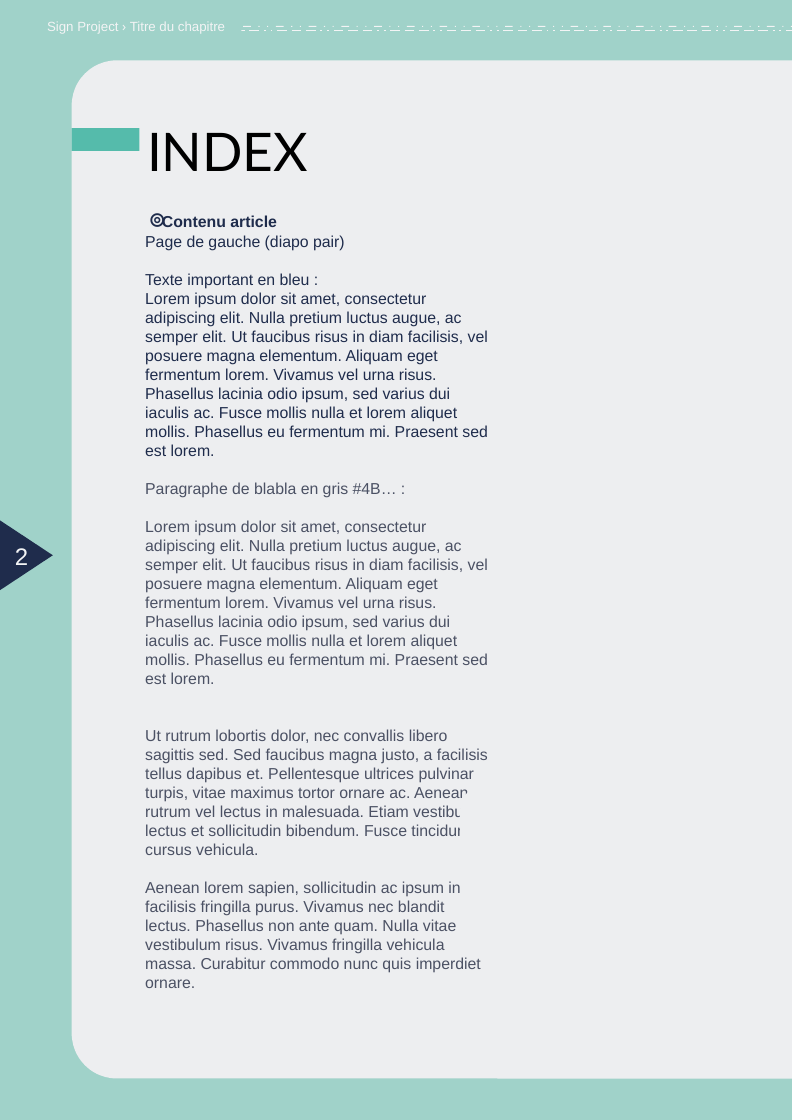
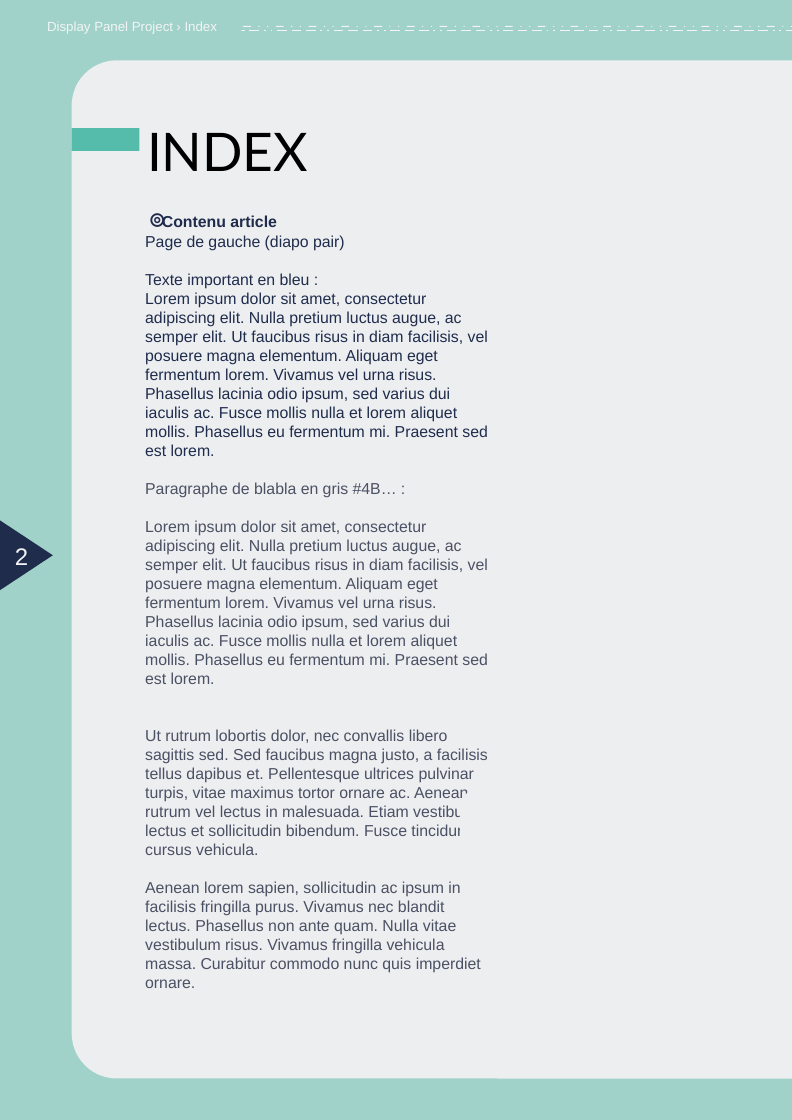
Before and after one commit to LoganTann/panneau, a slide deck: slide 2 of compte-rendu/CR_papier.odp. Drawn at 792x1120 pixels with LibreOffice and Linux fonts; fonts in the diff are those of the drawing. Boxes give left, top, right and bottom in pixels: in the first picture for what was removed or moved away, otherwise in the second. Text is boxed around its words. In the diff, an @@ line names an element or a change of style, - is before the commit and + after.

```diff
--- a/compte-rendu/CR_papier.odp
+++ b/compte-rendu/CR_papier.odp
@@ text at bbox=[47, 21, 217, 34]: text changed @@
-Sign Project › Titre du chapitre
+Display Panel Project › Index
```
Also in this commit, not shown: 2 other slides changed, 2 slides added.
